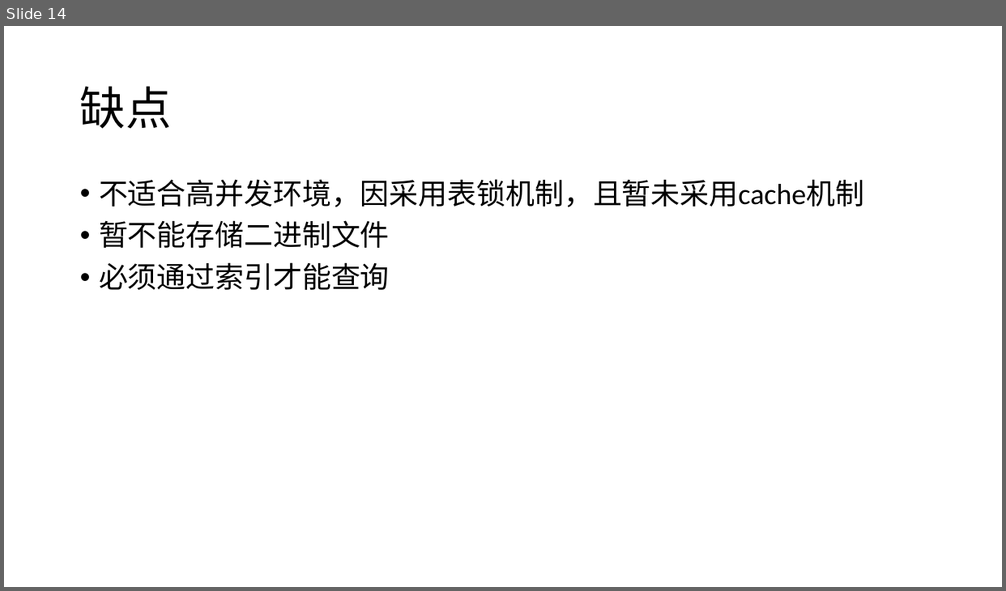
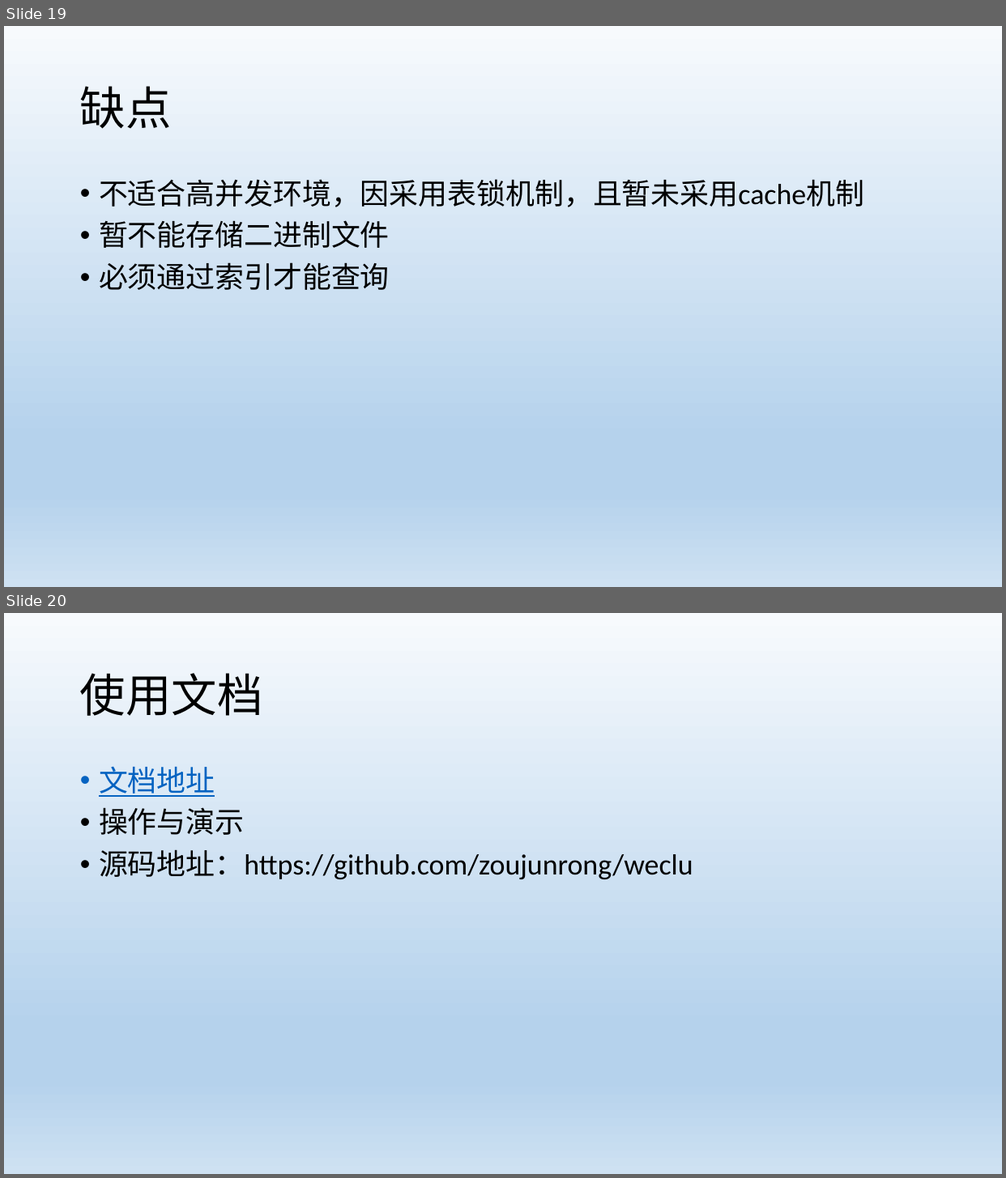
Before and after one commit to zoujunrong/weclu, a slide deck: weclu.pptx. Shown one above the other, each under a label of ours: slide 14 before the commit, slides 19 and 20 after it. The pictures are 1006x591 and 1006x1178 pixels, drawn with LibreOffice and Linux fonts; fonts in the diff are those of the drawing. Boxes give left, top, right and bottom in pixels: in the first picture for what was removed or moved away, otherwise in the second. Text is boxed around its words. In the diff, an @@ line names an element or a change of style, - is before the commit and + after.

```diff
--- a/weclu.pptx
+++ b/weclu.pptx
@@ slide 20 added at (x1=4, y1=613, x2=1002, y2=1174), background gradient #F7FAFD to #B5D2EC to #CEE1F2 @@
@@ title added at (x1=80, y1=673, x2=263, y2=716), 44 pt, text #000000 @@
+使用文档
@@ text added at (x1=99, y1=766, x2=693, y2=879), 28 pt, text #000000 @@
+• 文档地址
+• 操作与演示
+• 源码地址：https://github.com/zoujunrong/weclu
@@ what was slide 14 is now slide 19 @@
@@ slide 19 changed as well @@
@@ background #FFFFFF to gradient #F7FAFD to #B5D2EC to #CEE1F2 @@
```
Also in this commit, not shown: 12 other slides changed, 7 other slides added, 1 slide removed, 9 other files.
